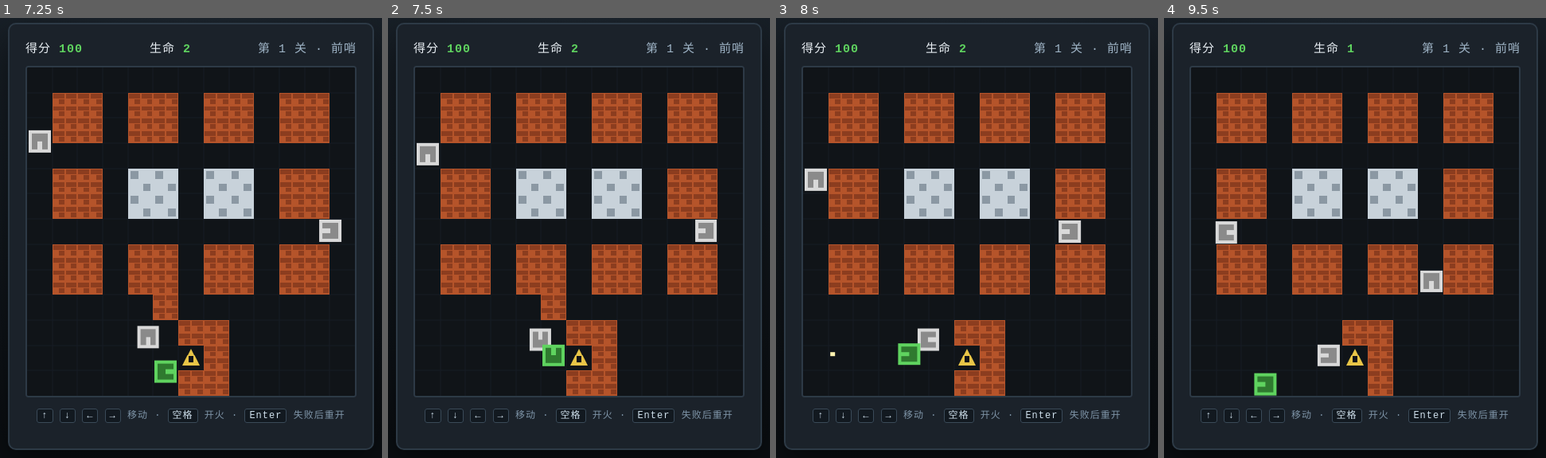
Above: before the commit, frames 1-4 (left to right).
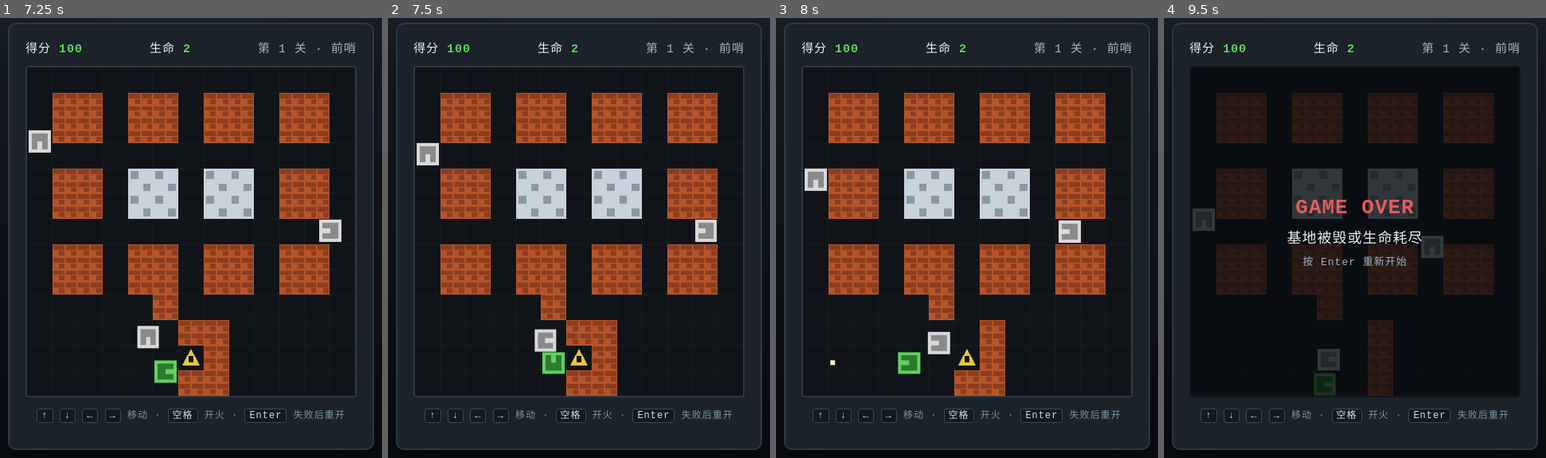
Above: after the commit, the same moments.

Repository: Web-Ton/tank-battle
Game: browser game, page index.html
The game is run twice, just before and just after one commit, with the same random seed, the same clock (stepped at 60 frames per second) and the same inputs.
Inputs:
- Up to frame 1 (7.25 s): hold Right 1.03-1.53 s; tap Space every 0.5 s from 1.1 to 7.1 s; hold Down 1.58-1.85 s; hold Left 1.9-2.47 s; hold Up 2.52-2.82 s; hold Right 2.87-3.53 s; hold Up 3.58-3.82 s; hold Left 3.87-4.3 s; hold Down 4.35-4.68 s; hold Right 4.73-5.23 s; hold Down 5.28-5.55 s; hold Left 5.6-6.17 s; hold Up 6.22-6.52 s; hold Right 6.57-7.23 s
- Up to frame 2 (7.5 s): hold Up from 7.28 s (still down)
- Up to frame 3 (8 s): release Up at 7.52 s; hold Left from 7.57 s (still down); tap Space at 7.6 s
- Up to frame 4 (9.5 s): release Left at 8 s; hold Down 8.05-8.38 s; tap Space at 8.1, 8.6, 9.1 s; hold Right 8.43-8.93 s; hold Down 8.98-9.25 s; hold Left from 9.3 s (still down)

Frame 1 is identical in both runs. In frame 2, 0.5% of the frame differs, in the area x 37-47%, y 70-81%; in frame 3, 1.5%; in frame 4, 23%, in the area x 6-94%, y 5-87%.

Commit message:
fix(#1): 玩家移动按矩形传参，恢复与敌方坦克的碰撞阻挡
Critical（审查 #1）：updatePlayer 曾把 Tank 实例传给 canTankOccupy，rectsOverlap 读不到 w/h 得到 NaN，敌方坦克完全不参与玩家碰撞。

Diff:
--- a/js/game.js
+++ b/js/game.js
@@ -150,7 +150,7 @@
     else if (input.right) dir = 'right';
     if (dir) {
       this.player.setDirection(dir);
-      this.player.move(dt, this.map, this.enemies);
+      this.player.move(dt, this.map, this.enemies.map((enemy) => enemy.rect));
     }
     if (input.fire) this.fireTank(this.player);
   }
